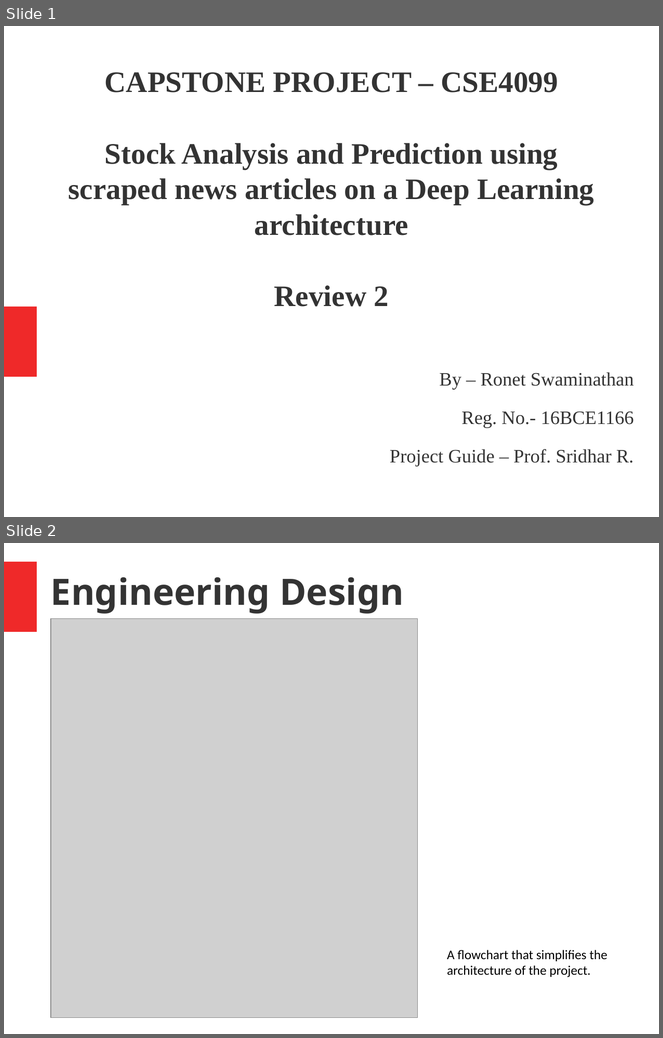
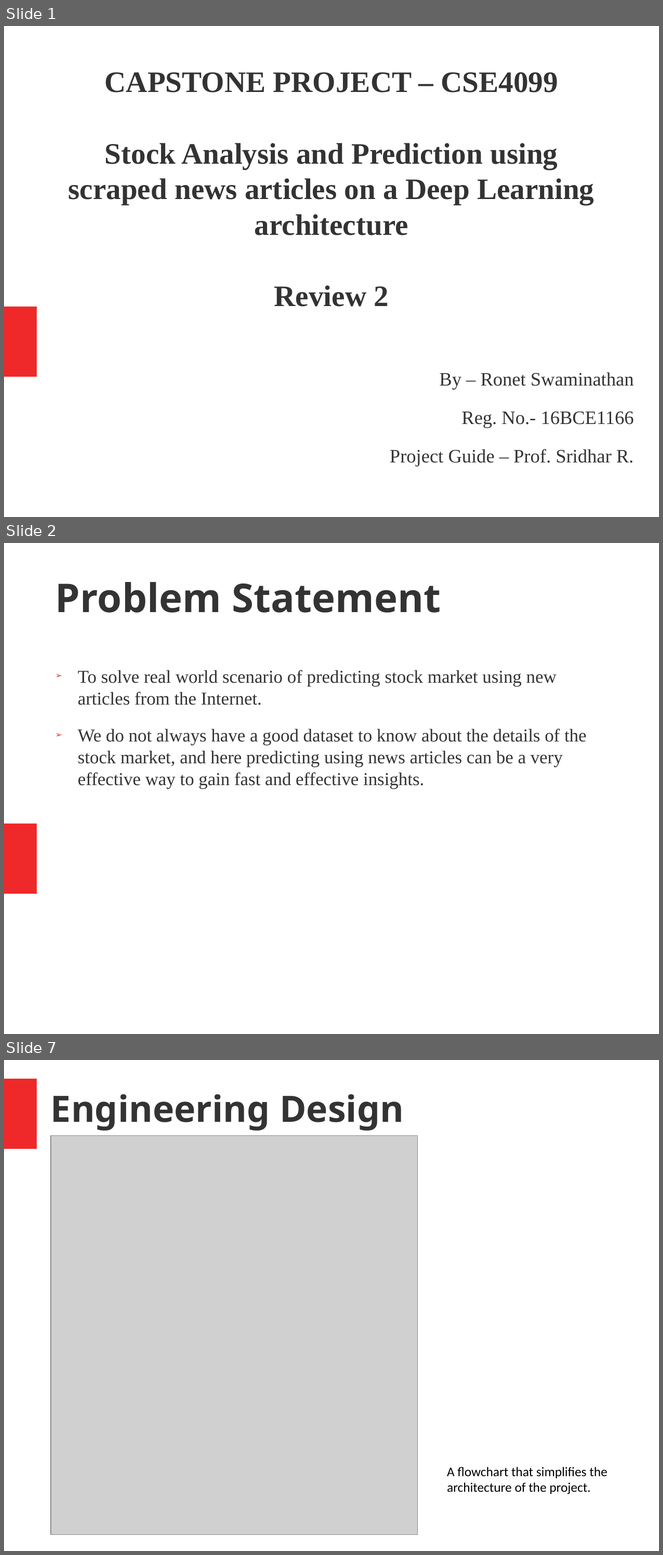
Before and after one commit to Ronet05/Stock-Market-Prediction-using-text-news-on-Deep-Learning-Architecture, a slide deck: Review 2.pptx. Shown one above the other, each under a label of ours: slides 1 and 2 before the commit, slides 1, 2 and 7 after it; the slides between them are not shown. The pictures are 663x1038 and 663x1555 pixels, drawn with LibreOffice and Linux fonts; fonts in the diff are those of the drawing; grey boxes stand for pictures. Boxes give left, top, right and bottom in pixels: in the first picture for what was removed or moved away, otherwise in the second. Text is boxed around its words. In the diff, an @@ line names an element or a change of style, - is before the commit and + after.

```diff
--- a/Review 2.pptx
+++ b/Review 2.pptx
@@ slide 2 added at (4, 543, 659, 1034), background #FFFFFF; not listed: 1 template element that a slide beside it also shows @@
@@ title added at (55, 582, 441, 613), 48 pt, text #333333, bold @@
+Problem Statement
@@ text added at (78, 670, 587, 789), 22 pt, text #333333 @@
+➢ To solve real world scenario of predicting stock market using new articles from the Internet.
+➢ We do not always have a good dataset to know about the details of the stock market, and here predicting using news articles can be a very effective way to gain fast and effective insights.
@@ what was slide 2 is now slide 7 @@
```
Also in this commit, not shown: 2 slides changed, 5 other slides added, 4 other files.
